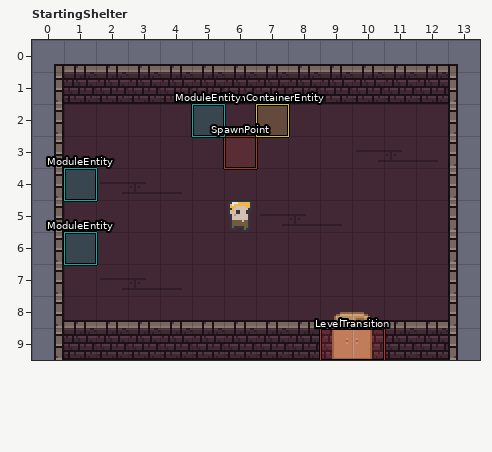
LDtk project -- bin/Debug/assets/assets/maps/ldtk/test.ldtk. Above is the file before it was changed.
Cells are 16x16 px. Shown: StartingShelter x 0..13, y 0..9. The commit also changed other parts of the map, which this record leaves out.
Once edited:
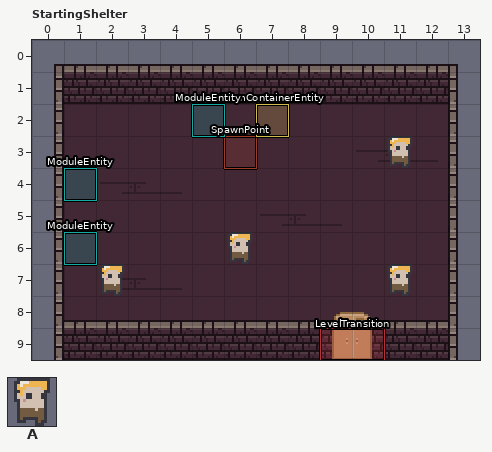
Key: from "Mainsheet": A 11.
Objects are placed by their top-left corner, in cells (3,4 is the top-left corner of cell 3,4); size is 1x1 cell unless given.
The edit:
--- layer "Entities"
+A "CreatureEntity" at 6,6
+A "CreatureEntity" at 11,3
+A "CreatureEntity" at 2,7
+A "CreatureEntity" at 11,7
-A "CreatureEntity" at 6,5
Boxes around the changes in both pictures, in picture pixels (x1, y1, x2, y2):
added: (388, 136, 412, 168)
changed: (228, 200, 252, 264)
added: (100, 264, 124, 296)
added: (388, 264, 412, 296)
